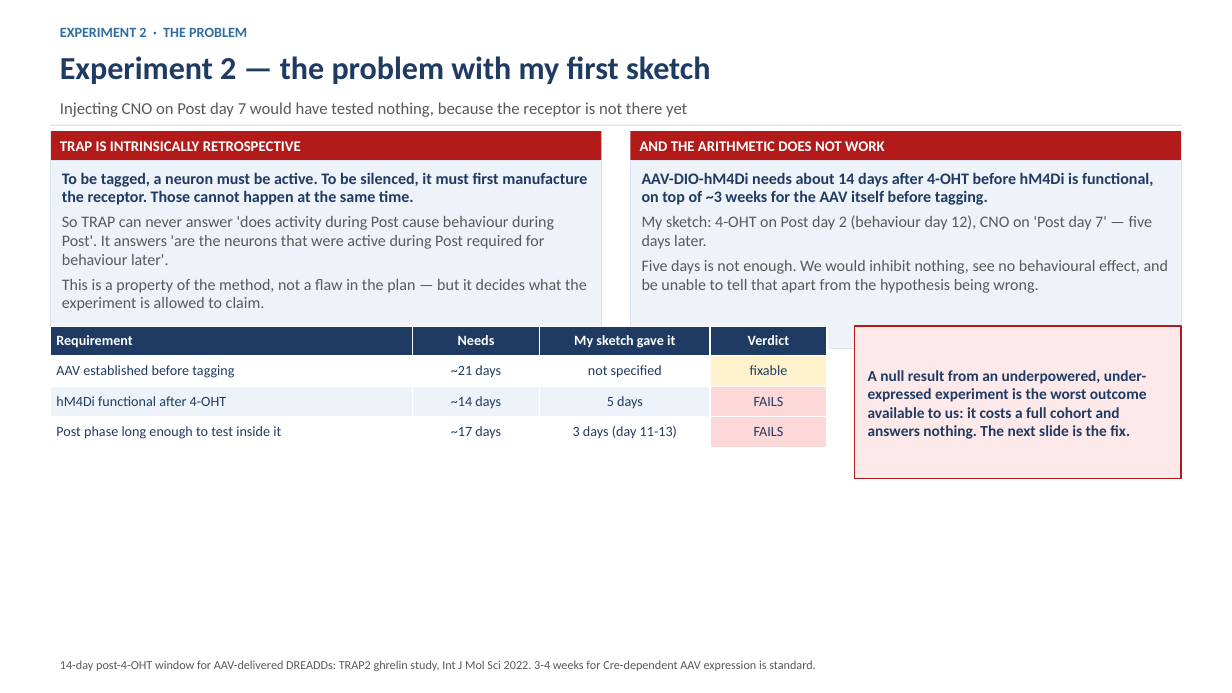
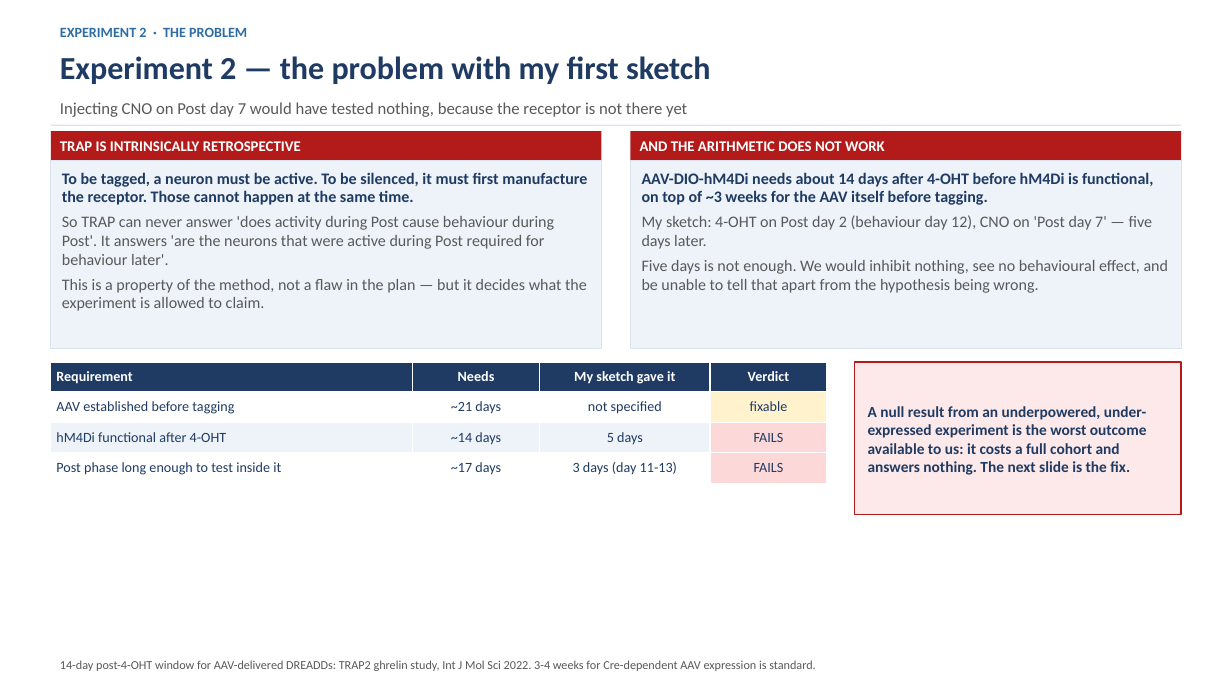
Before and after one commit to limserenahansol/Genelist_analysis_WMB, a slide deck: slide 8 of outputs/NextPhase_Plan_ORBm_BMAp_TRAP.pptx. Drawn at 1232x693 pixels with LibreOffice and Linux fonts; fonts in the diff are those of the drawing. Boxes give left, top, right and bottom in pixels: in the first picture for what was removed or moved away, otherwise in the second. Text is boxed around its words. In the diff, an @@ line names an element or a change of style, - is before the commit and + after.

```diff
--- a/outputs/NextPhase_Plan_ORBm_BMAp_TRAP.pptx
+++ b/outputs/NextPhase_Plan_ORBm_BMAp_TRAP.pptx
@@ table: place and size @@
-table at [51,326,827,447]
+table at [51,362,827,483]
@@ rectangle "A null result from an ...": place and size @@
-rectangle "A null result from an ..." at [855,326,1181,479]
+rectangle "A null result from an ..." at [855,362,1181,515]
```
Also in this commit, not shown: 7 other slides changed, 1 slide added, 8 other files.
